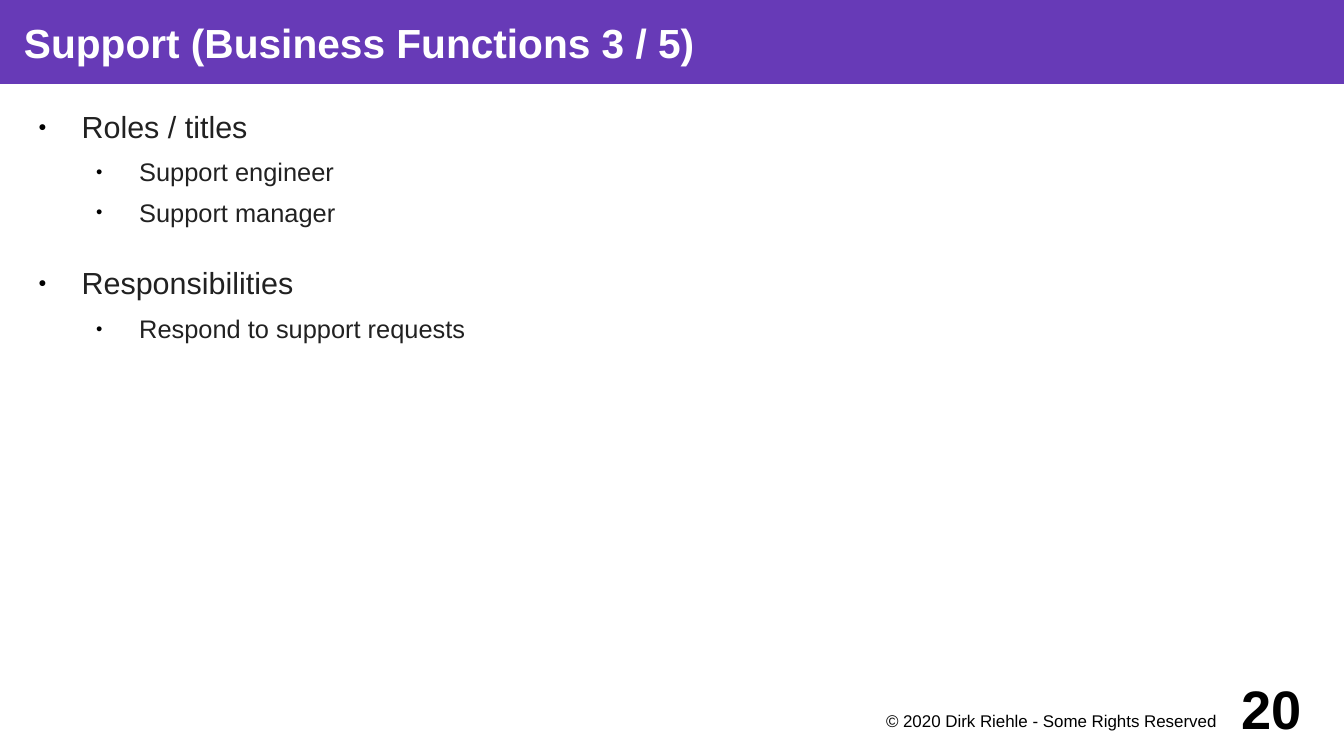
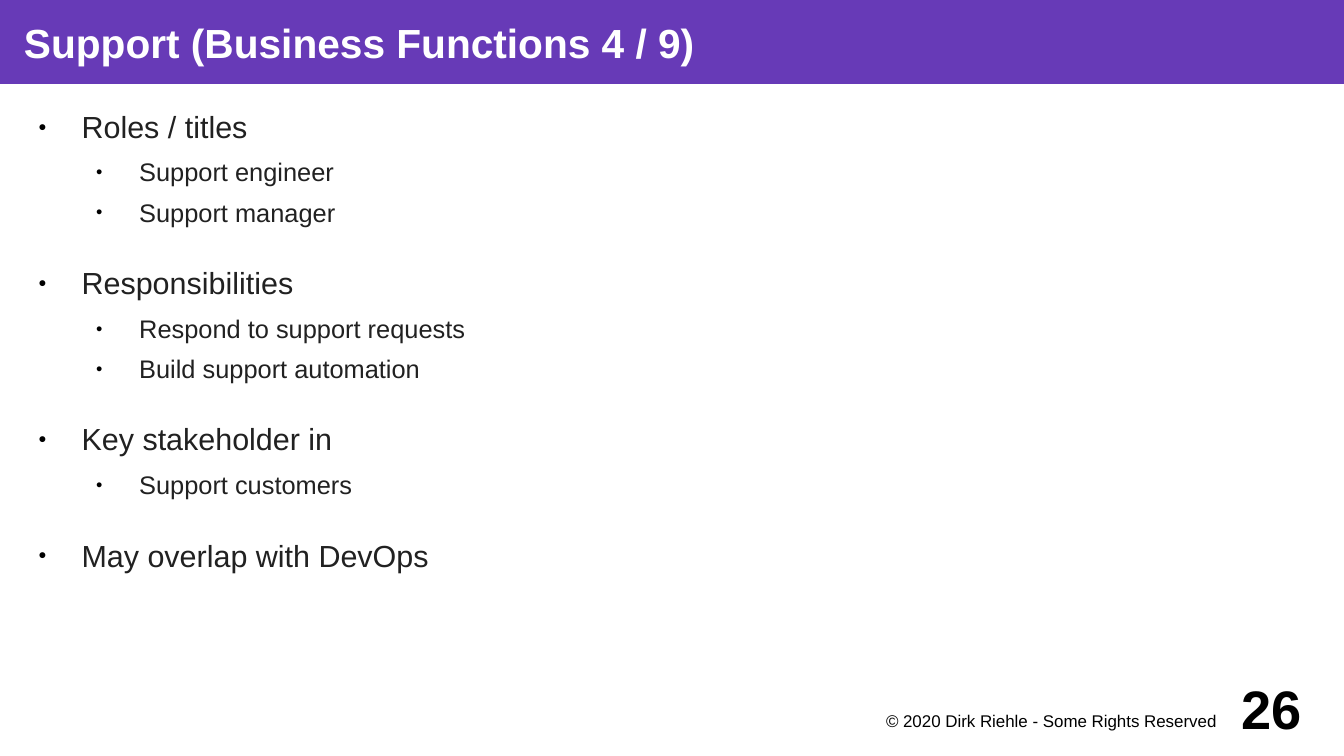
Before and after one commit to dirkriehle/coss-course, a slide deck: slide 26 of Lecture slides/COSS B03 - Software Vendors.odp (slide 20 before the commit). Drawn at 1344x756 pixels with LibreOffice and Linux fonts; fonts in the diff are those of the drawing. Boxes give left, top, right and bottom in pixels: in the first picture for what was removed or moved away, otherwise in the second. Text is boxed around its words. In the diff, an @@ line names an element or a change of style, - is before the commit and + after.

```diff
--- a/Lecture slides/COSS B03 - Software Vendors.odp
+++ b/Lecture slides/COSS B03 - Software Vendors.odp
@@ title at <box>24,28,694,65</box>: text changed @@
-Support (Business Functions 3 / 5)
+Support (Business Functions 4 / 9)
@@ text at <box>82,359,429,573</box>: paragraphs added @@
+  ● Build support automation
+● Key stakeholder in
+  ● Support customers
+● May overlap with DevOps
@@ page number at <box>1242,691,1302,730</box>: text changed @@
-20
+26
```
Also in this commit, not shown: 28 other slides changed, 11 slides added, 2 slides removed, 5 other files.
